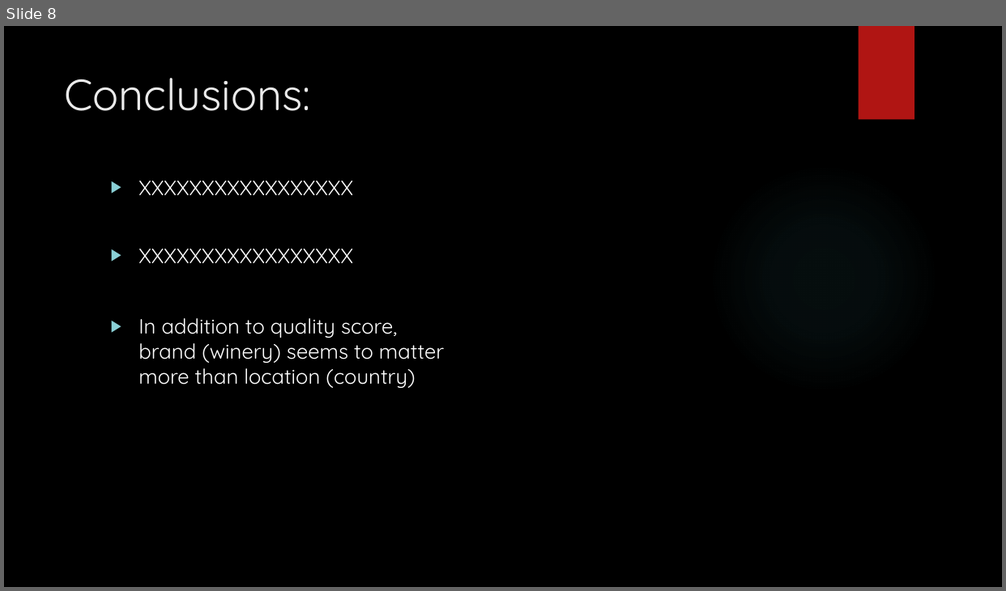
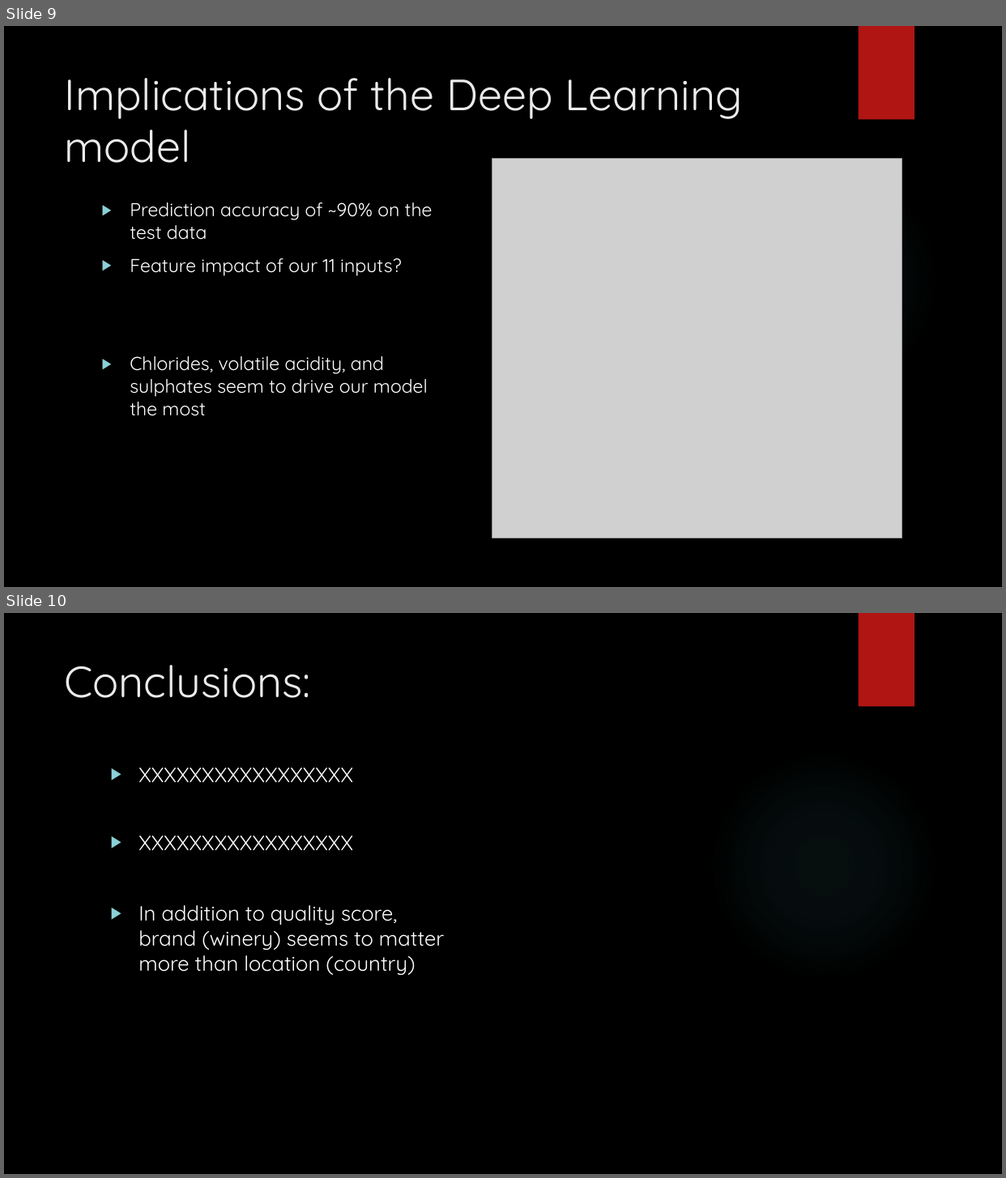
Before and after one commit to chengh8/Final-Project, a slide deck: Presentation/Price_presentation.pptx. Shown one above the other, each under a label of ours: slide 8 before the commit, slides 9 and 10 after it. The pictures are 1006x591 and 1006x1178 pixels, drawn with LibreOffice and Linux fonts; fonts in the diff are those of the drawing; grey boxes stand for pictures; background and template pictures are left out. Boxes give left, top, right and bottom in pixels: in the first picture for what was removed or moved away, otherwise in the second. Text is boxed around its words. In the diff, an @@ line names an element or a change of style, - is before the commit and + after.

```diff
--- a/Presentation/Price_presentation.pptx
+++ b/Presentation/Price_presentation.pptx
@@ slide 9 added at [4,26,1002,587], background picture (left out); not listed: 2 template elements that a slide beside it also shows @@
@@ title added at [65,78,742,163], 42 pt, text #EBEBEB @@
+Implications of the Deep Learning model
@@ picture added at [492,159,902,538] @@
@@ text added at [130,203,432,416], 18 pt, text #FFFFFF @@
+▶ Prediction accuracy of ~90% on the test data
+▶ Feature impact of our 11 inputs?
+▶ Chlorides, volatile acidity, and sulphates seem to drive our model the most
@@ what was slide 8 is now slide 10 @@
```
Also in this commit, not shown: 1 other slide added.
